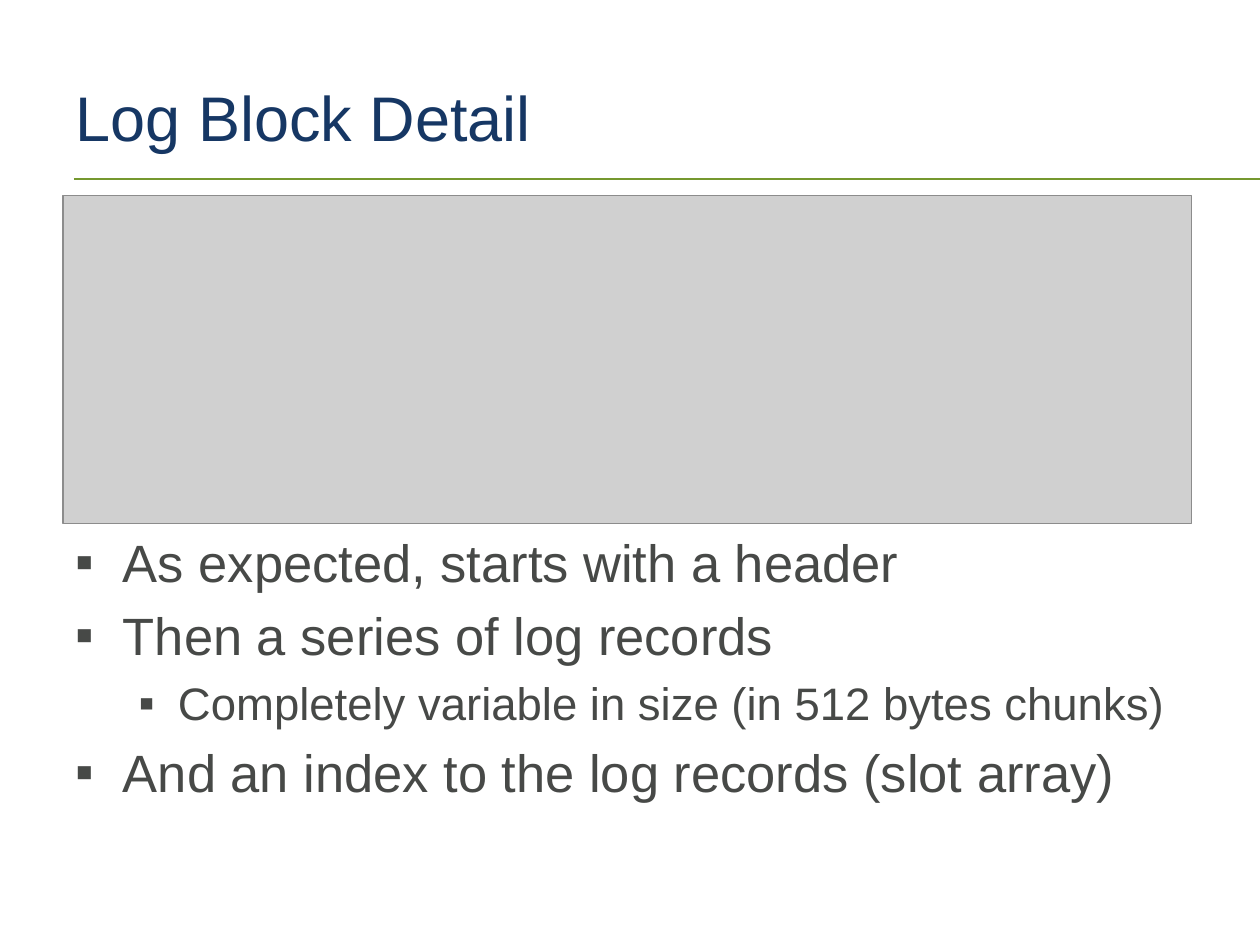
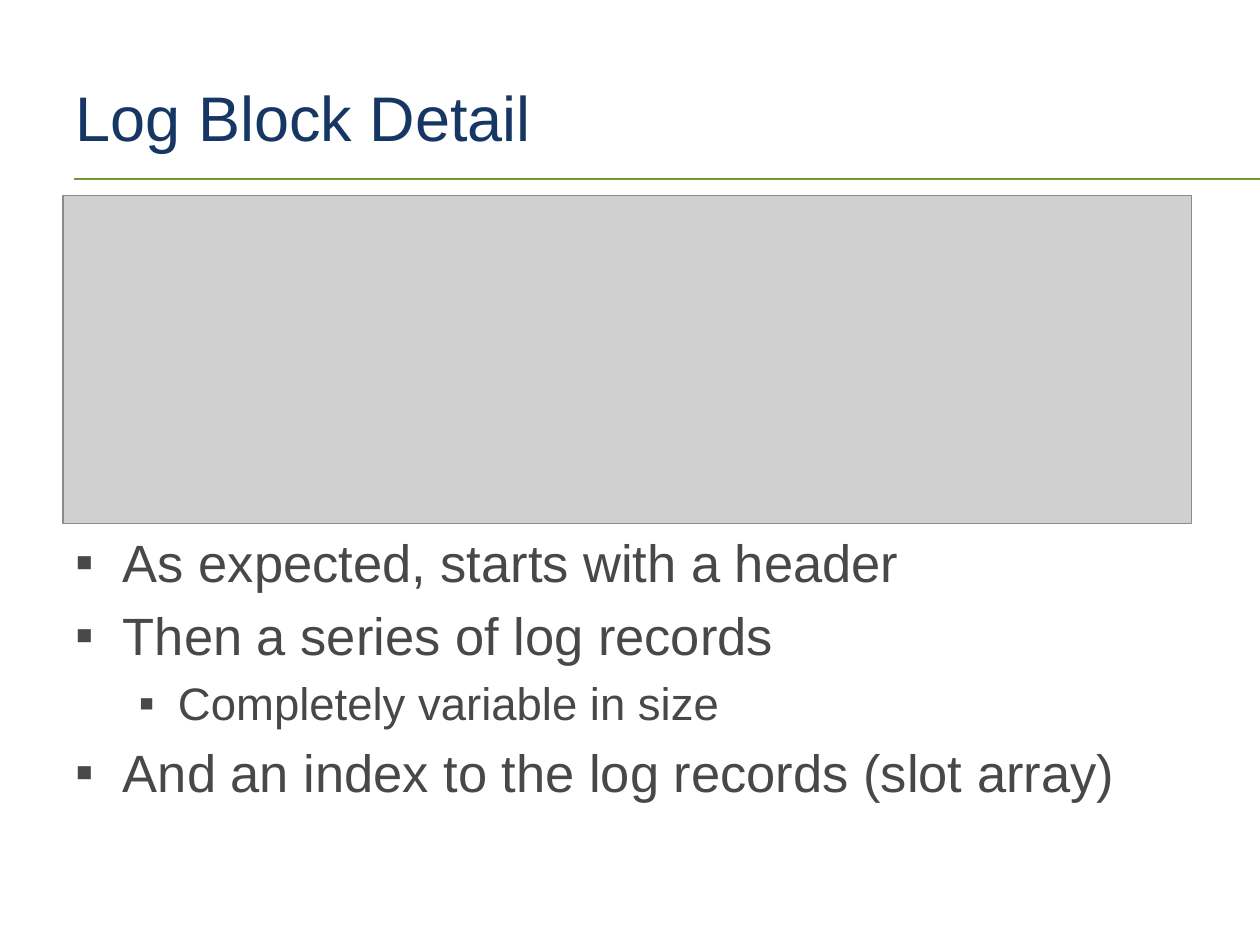
Before and after one commit to tf3604/LogFilePresentation, a slide deck: slide 19 of TransactionLog.pptx. Drawn at 1260x945 pixels with LibreOffice and Linux fonts; fonts in the diff are those of the drawing; grey boxes stand for pictures; background and template pictures are left out. Boxes give left, top, right and bottom in pixels: in the first picture for what was removed or moved away, otherwise in the second. Text is boxed around its words. In the diff, an @@ line names an element or a change of style, - is before the commit and + after.

Commit message:
Correct error in previous commit.

```diff
--- a/TransactionLog.pptx
+++ b/TransactionLog.pptx
@@ text at [178,687,719,729]: text changed @@
-  ▪ Completely variable in size (in 512 bytes chunks)
+  ▪ Completely variable in size
```
